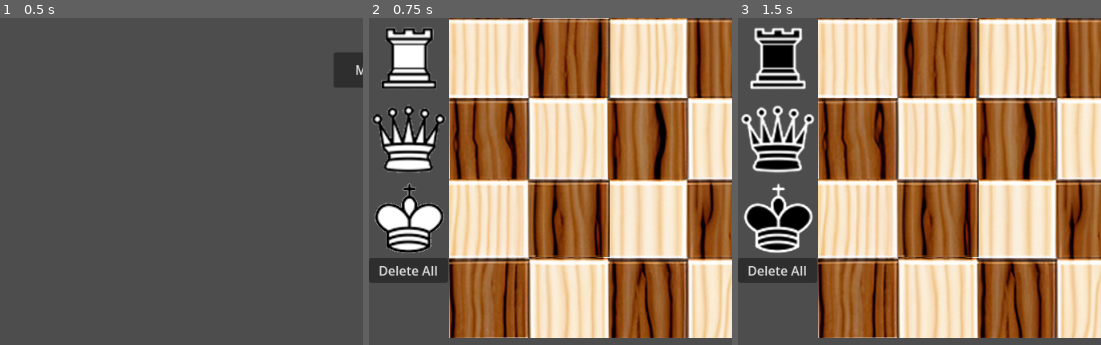
Above: before the commit, frames 1-3 (left to right).
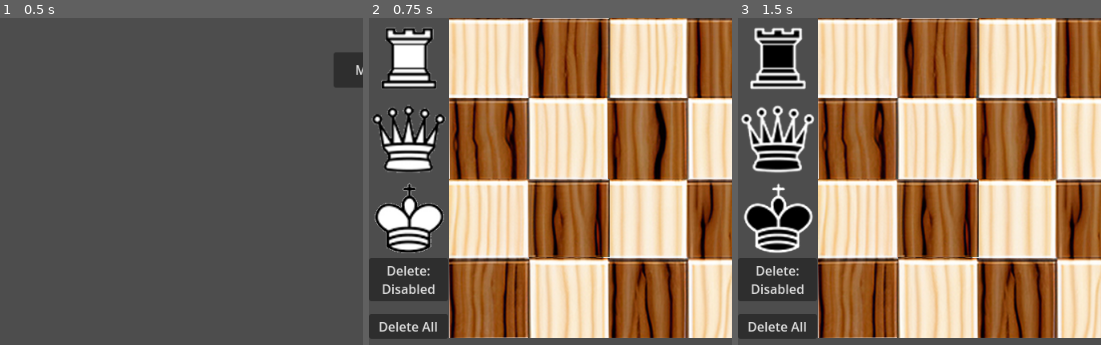
Above: after the commit, the same moments.

Repository: FabriceValmont/ChessGame-in-Godot4
Game: Godot game, scene res://Scene/menu.tscn
Same seed, same stepped clock (60 frames per second), same inputs: the game is played once before the commit and once after it.
Inputs:
- Up to frame 1 (0.5 s): no input
- Up to frame 2 (0.75 s): click "Mode Edition" at 0.5 s
- Up to frame 3 (1.5 s): click "Change Color" at 1.25 s
The pictures show only the part of the screen within x 0-50%, y 50-100%; the shares and areas given below are measured in that part.

Frame 1 is identical in both runs. In frame 2, 3.0% of the frame differs, in the area x 0-22%, y 75-99%; in frame 3, 3.0%.

Commit message:
Mode Delete sans clique fonctionnel.

Diff:
--- a/Scene/bishop.tscn
+++ b/Scene/bishop.tscn
@@ -21,3 +21,4 @@
 stream = ExtResource("3_ujdxi")
 
 [connection signal="area_entered" from="Area2D" to="." method="_on_area_2d_area_entered"]
+[connection signal="mouse_entered" from="Area2D" to="." method="_on_area_2d_mouse_entered"]
--- a/Scene/editorMod.tscn
+++ b/Scene/editorMod.tscn
@@ -19,10 +19,17 @@
 text = "Change
 Color"
 
-[node name="DeleteAllPiece" type="Button" parent="."]
+[node name="ModeDelete" type="Button" parent="."]
 offset_top = 800.0
 offset_right = 99.0
-offset_bottom = 831.0
+offset_bottom = 854.0
+text = "Delete:
+Disabled"
+
+[node name="DeleteAllPiece" type="Button" parent="."]
+offset_top = 870.0
+offset_right = 99.0
+offset_bottom = 901.0
 text = "Delete All"
 
 [node name="EditorPawn" type="Sprite2D" parent="."]
@@ -55,4 +62,5 @@
 centered = false
 
 [connection signal="pressed" from="ChangeColor" to="." method="_on_button_pressed"]
+[connection signal="pressed" from="ModeDelete" to="." method="_on_mode_delete_pressed"]
 [connection signal="pressed" from="DeleteAllPiece" to="." method="_on_delete_all_piece_pressed"]
--- a/Scene/king.tscn
+++ b/Scene/king.tscn
@@ -21,3 +21,4 @@
 stream = ExtResource("3_g1ad1")
 
 [connection signal="area_entered" from="Area2D" to="." method="_on_area_2d_area_entered"]
+[connection signal="mouse_entered" from="Area2D" to="." method="_on_area_2d_mouse_entered"]
--- a/Scene/knight.tscn
+++ b/Scene/knight.tscn
@@ -21,3 +21,4 @@
 stream = ExtResource("3_w5n5g")
 
 [connection signal="area_entered" from="Area2D" to="." method="_on_area_2d_area_entered"]
+[connection signal="mouse_entered" from="Area2D" to="." method="_on_area_2d_mouse_entered"]
--- a/Scene/pawn.tscn
+++ b/Scene/pawn.tscn
@@ -21,3 +21,4 @@
 stream = ExtResource("3_rhw0c")
 
 [connection signal="area_entered" from="Area2D" to="." method="_on_area_2d_area_entered"]
+[connection signal="mouse_entered" from="Area2D" to="." method="_on_area_2d_mouse_entered"]
--- a/Scene/queen.tscn
+++ b/Scene/queen.tscn
@@ -21,3 +21,4 @@
 stream = ExtResource("3_j5ybm")
 
 [connection signal="area_entered" from="Area2D" to="." method="_on_area_2d_area_entered"]
+[connection signal="mouse_entered" from="Area2D" to="." method="_on_area_2d_mouse_entered"]
--- a/Scene/rook.tscn
+++ b/Scene/rook.tscn
@@ -21,3 +21,4 @@
 stream = ExtResource("3_lfimc")
 
 [connection signal="area_entered" from="Area2D" to="." method="_on_area_2d_area_entered"]
+[connection signal="mouse_entered" from="Area2D" to="." method="_on_area_2d_mouse_entered"]
--- a/Script/Bishop.gd
+++ b/Script/Bishop.gd
@@ -417,3 +417,7 @@
 			Position = Vector2(550,750)
 
 	print(nameOfPiece, " i: ", i, " j: ", j, " new position: ", Position )
+
+func _on_area_2d_mouse_entered():
+	if VariableGlobalOption.modeEditor == true and VariableGlobalOption.modeDelete == true:
+		queue_free()
--- a/Script/Knight.gd
+++ b/Script/Knight.gd
@@ -392,3 +392,7 @@
 			Position = Vector2(650,750)
 
 	print(nameOfPiece, " i: ", i, " j: ", j, " new position: ", Position )
+
+func _on_area_2d_mouse_entered():
+	if VariableGlobalOption.modeEditor == true and VariableGlobalOption.modeDelete == true:
+		queue_free()
--- a/Script/Pawn.gd
+++ b/Script/Pawn.gd
@@ -687,3 +687,7 @@
 				Position.y = 650
 
 	print(nameOfPiece, " i: ", i, " j: ", j, " new position: ", Position )
+
+func _on_area_2d_mouse_entered():
+	if VariableGlobalOption.modeEditor == true and VariableGlobalOption.modeDelete == true:
+		queue_free()
--- a/Script/editorMod.gd
+++ b/Script/editorMod.gd
@@ -83,3 +83,11 @@
 	for f in range(numberOfChildren):
 		var piece = get_node("ChessBoard").get_child(f)
 		piece.queue_free()
+
+func _on_mode_delete_pressed():
+	if VariableGlobalOption.modeDelete == false:
+		get_node("ModeDelete").set_text("Delete: \nEnabled")
+		VariableGlobalOption.modeDelete = true
+	elif VariableGlobalOption.modeDelete == true:
+		get_node("ModeDelete").set_text("Delete: \nDisabled")
+		VariableGlobalOption.modeDelete = false
--- a/Script/king.gd
+++ b/Script/king.gd
@@ -269,3 +269,7 @@
 		nameOfPiece = get_name()
 
 	print(nameOfPiece, " i: ", i, " j: ", j, " new position: ", Position )
+
+func _on_area_2d_mouse_entered():
+	if VariableGlobalOption.modeEditor == true and VariableGlobalOption.modeDelete == true:
+		queue_free()
--- a/Script/queen.gd
+++ b/Script/queen.gd
@@ -436,3 +436,7 @@
 		nameOfPiece = get_name()
 
 	print(nameOfPiece, " i: ", i, " j: ", j, " new position: ", Position )
+
+func _on_area_2d_mouse_entered():
+	if VariableGlobalOption.modeEditor == true and VariableGlobalOption.modeDelete == true:
+		queue_free()
--- a/Script/rook.gd
+++ b/Script/rook.gd
@@ -455,3 +455,7 @@
 			Position = Vector2(750,750)
 
 	print(nameOfPiece, " i: ", i, " j: ", j, " new position: ", Position )
+
+func _on_area_2d_mouse_entered():
+	if VariableGlobalOption.modeEditor == true and VariableGlobalOption.modeDelete == true:
+		queue_free()
--- a/Script/variable_global_option.gd
+++ b/Script/variable_global_option.gd
@@ -1,6 +1,7 @@
 extends Node
 
 var modeEditor = false
+var modeDelete = false
 var pieceTaken = false
 var roundOfThree = false
 var scoreWhite = 0
